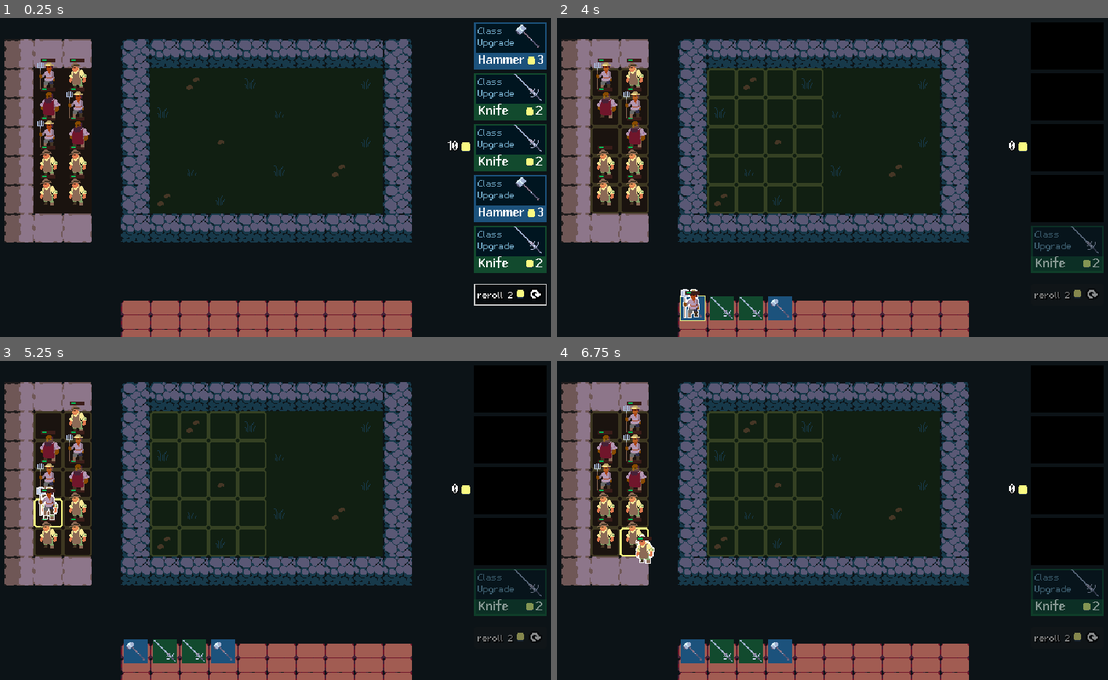
Above: before the commit, frames 1-4 (two rows, left to right).
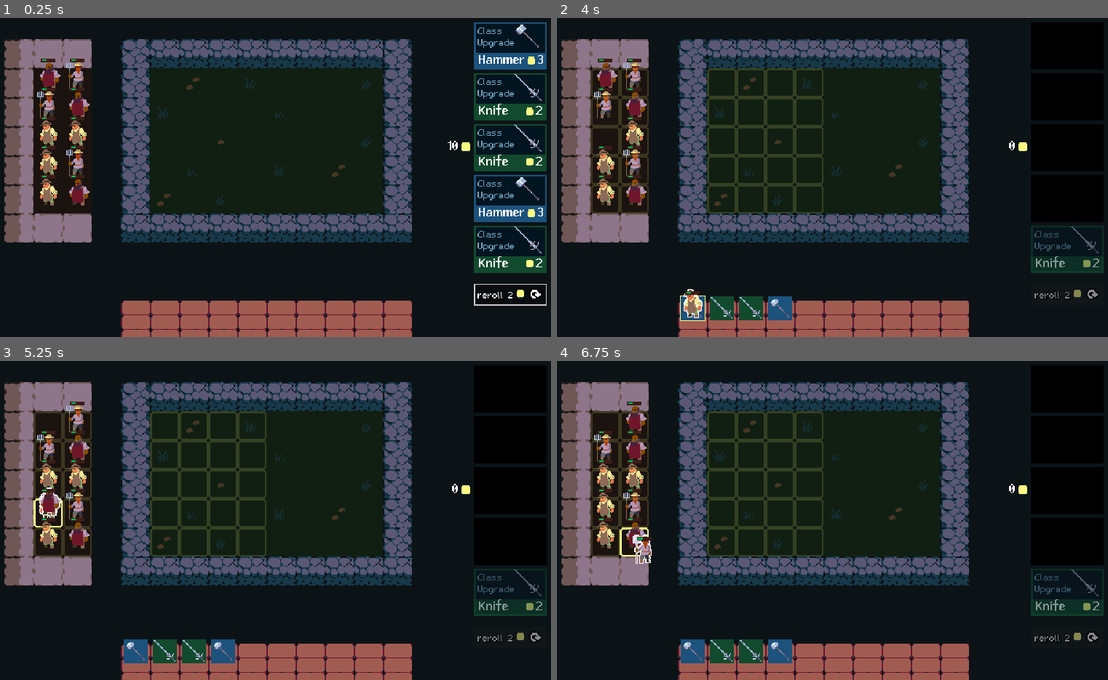
Above: after the commit, the same moments.

Repository: gustavofukunaga/tcc
Game: Godot game, scene res://Scenes/Arena/arena.tscn
Two runs of this game, one before a commit and one after it. Both use one fixed random seed, a clock stepped at 60 frames per second and the inputs below.
Inputs (mouse positions are in pixels of both pictures, inside the frame that each line leads up to):
- Up to frame 1 (0.25 s): no input
- Up to frame 2 (4 s): click (1069, 46) at 0.52 s; click (1069, 97) at 1.27 s; click (1069, 145) at 2.02 s; click (1069, 196) at 2.77 s; tap Enter at 3.5 s; drag from (606, 132) to (694, 308) at 3.52 s
- Up to frame 3 (5.25 s): drag from (49, 418) to (49, 504) at 4.27 s; press the mouse at (49, 504) at 5.03 s
- Up to frame 4 (6.75 s): release the mouse at (606, 504) at 5.75 s; tap Space at 5.75 s; drag from (634, 418) to (606, 504) at 5.77 s; drag from (606, 504) to (722, 651) at 6.52 s

The runs differ from the first frame. In frame 1, 1.6% of the frame differs, in the area x 6-17%, y 13-59%; in frame 2, 1.6%; in frame 3, 1.7%; in frame 4, 1.6%.

Commit message:
prepare for battle

Diff:
--- /dev/null
+++ b/Components/packed_sprite2d.gd
@@ -0,0 +1,9 @@
+@tool
+class_name PackedSprite2D
+extends Sprite2D
+
+
+@export var coordinates: Vector2i:
+	set(value):
+		coordinates = value
+		region_rect.position = Vector2(coordinates) * Arena.CELL_SIZE
--- a/Components/unit_mover.gd
+++ b/Custom_nodes/unit_mover.gd
@@ -2,6 +2,7 @@
 extends Node
 
 @export var play_areas: Array[PlayArea]
+@export var game_state: GameState
 
 
 func _ready() -> void:
@@ -65,8 +66,11 @@
 
 	var old_area_index := _get_play_area_for_position(starting_position)
 	var drop_area_index := _get_play_area_for_position(unit.get_global_mouse_position())
+	var invalid_drop := drop_area_index == -1
+	var bench_to_game := old_area_index == 1 and drop_area_index == 0
+	var is_battling := game_state.current_phase == GameState.Phase.BATTLE
 
-	if drop_area_index == -1:
+	if invalid_drop or (bench_to_game and is_battling):
 		_reset_unit_to_starting_position(starting_position, unit)
 		return
 
--- a/Data/Units/bram.tres
+++ b/Data/Units/bram.tres
@@ -8,4 +8,5 @@
 rarity = 2
 gold_cost = 1
 skin_coordinates = Vector2i(0, 6)
+team = 0
 metadata/_custom_type_script = "uid://b5xwqcu3p6jfw"
--- a/Data/Units/frod.tres
+++ b/Data/Units/frod.tres
@@ -8,4 +8,5 @@
 rarity = 2
 gold_cost = 4
 skin_coordinates = Vector2i(2, 6)
+team = 0
 metadata/_custom_type_script = "uid://b5xwqcu3p6jfw"
--- a/Data/Units/unit_stats.gd
+++ b/Data/Units/unit_stats.gd
@@ -2,12 +2,18 @@
 extends Resource
 
 enum Rarity {COMMON, UNCOMMON, RARE, LEGENDARY}
+enum Team {PLAYER, ENEMY}
 
 const RARITY_COLORS := {
 	Rarity.COMMON: Color("124a2e"),
 	Rarity.UNCOMMON: Color("1c527c"),
 	Rarity.RARE: Color("ab0979"),
 	Rarity.LEGENDARY: Color("ea940b"),
+}
+
+const TEAM_SPRITESHEET := {
+	Team.PLAYER: preload("res://Assets/rogues.png"),
+	Team.ENEMY: preload("res://Assets/monsters.png")
 }
 
 @export var name: String
@@ -19,6 +25,8 @@
 @export_category("Visuals")
 @export var skin_coordinates: Vector2i
 
+@export_category("Battle")
+@export var team: Team
 
 func _to_string() -> String:
 	return name
--- /dev/null
+++ b/Data/game_state/game_state.gd
@@ -0,0 +1,12 @@
+class_name GameState
+extends Resource
+
+enum Phase {
+	PREPARATION,
+	BATTLE
+}
+
+@export var current_phase: Phase:
+	set(value):
+		current_phase = value
+		changed.emit()
--- /dev/null
+++ b/Data/game_state/game_state.tres
@@ -0,0 +1,8 @@
+[gd_resource type="Resource" script_class="GameState" load_steps=2 format=3 uid="uid://cim8of57c1lr2"]
+
+[ext_resource type="Script" uid="uid://dmphi2qgqrcvx" path="res://Data/game_state/game_state.gd" id="1_ns2hg"]
+
+[resource]
+script = ExtResource("1_ns2hg")
+current_phase = 1
+metadata/_custom_type_script = "uid://dmphi2qgqrcvx"
--- a/Scenes/Arena/arena.tscn
+++ b/Scenes/Arena/arena.tscn
@@ -1,18 +1,19 @@
-[gd_scene load_steps=14 format=4 uid="uid://cy4g8o8gnifo0"]
+[gd_scene load_steps=15 format=4 uid="uid://cy4g8o8gnifo0"]
 
 [ext_resource type="Script" uid="uid://dn3xhixj770o0" path="res://Scenes/Arena/arena.gd" id="1_6o3nl"]
 [ext_resource type="TileSet" uid="uid://c1jgtklhf5663" path="res://Scenes/Arena/tile_set.tres" id="1_b8w6q"]
-[ext_resource type="Script" uid="uid://cn3qboeoanrk7" path="res://Components/play_area.gd" id="3_11not"]
+[ext_resource type="Script" uid="uid://cn3qboeoanrk7" path="res://Custom_nodes/play_area.gd" id="3_11not"]
 [ext_resource type="PackedScene" uid="uid://coras6tgh04h5" path="res://Scenes/Unit/unit.tscn" id="4_rm3sm"]
-[ext_resource type="Script" uid="uid://bcful8v6mbard" path="res://Components/unit_grid.gd" id="4_t7yvt"]
+[ext_resource type="Script" uid="uid://bcful8v6mbard" path="res://Custom_nodes/unit_grid.gd" id="4_t7yvt"]
 [ext_resource type="Script" uid="uid://dxo8nc2san2a6" path="res://Components/valid_tiles_highlighter.gd" id="6_fsjwy"]
 [ext_resource type="Script" uid="uid://bt3yv83xd01q5" path="res://Components/tile_highlighter.gd" id="6_qnyor"]
 [ext_resource type="Resource" uid="uid://xc2wwbeifw3u" path="res://Data/Units/frod.tres" id="8_0ibrr"]
-[ext_resource type="Script" uid="uid://bphpuyrtltmeu" path="res://Components/unit_mover.gd" id="8_fsjwy"]
-[ext_resource type="Resource" uid="uid://cu4dgk3miuwt5" path="res://Data/Units/bram.tres" id="8_vgwd8"]
+[ext_resource type="Script" uid="uid://bphpuyrtltmeu" path="res://Custom_nodes/unit_mover.gd" id="8_fsjwy"]
+[ext_resource type="Resource" uid="uid://d1pplv4esnoo6" path="res://Data/Units/hale.tres" id="9_87vak"]
+[ext_resource type="Resource" uid="uid://cim8of57c1lr2" path="res://Data/game_state/game_state.tres" id="11_87vak"]
 [ext_resource type="PackedScene" uid="uid://bsuv6scjti73j" path="res://Scenes/Shop/shop.tscn" id="11_xt8pn"]
-[ext_resource type="Script" uid="uid://cin6la2gclbur" path="res://Components/item_mover.gd" id="12_nmnh2"]
-[ext_resource type="Script" uid="uid://cqjp40bq6soqc" path="res://Components/item_spawner.gd" id="14_vgng5"]
+[ext_resource type="Script" uid="uid://cin6la2gclbur" path="res://Custom_nodes/item_mover.gd" id="12_nmnh2"]
+[ext_resource type="Script" uid="uid://cqjp40bq6soqc" path="res://Custom_nodes/item_spawner.gd" id="14_vgng5"]
 
 [node name="Arena" type="Node2D"]
 script = ExtResource("1_6o3nl")
@@ -90,37 +91,36 @@
 position = Vector2(0, 64)
 
 [node name="Unit2" parent="Bench" instance=ExtResource("4_rm3sm")]
+stats = ExtResource("8_0ibrr")
 
 [node name="Unit3" parent="Bench" instance=ExtResource("4_rm3sm")]
 position = Vector2(32, 0)
-stats = ExtResource("8_vgwd8")
+stats = ExtResource("9_87vak")
 
 [node name="Unit7" parent="Bench" instance=ExtResource("4_rm3sm")]
 position = Vector2(0, 96)
-stats = ExtResource("8_vgwd8")
 
 [node name="Unit8" parent="Bench" instance=ExtResource("4_rm3sm")]
 position = Vector2(32, 96)
-stats = ExtResource("8_vgwd8")
+stats = ExtResource("9_87vak")
 
 [node name="Unit9" parent="Bench" instance=ExtResource("4_rm3sm")]
 position = Vector2(0, 128)
-stats = ExtResource("8_vgwd8")
 
 [node name="Unit10" parent="Bench" instance=ExtResource("4_rm3sm")]
 position = Vector2(32, 128)
-stats = ExtResource("8_vgwd8")
+stats = ExtResource("8_0ibrr")
 
 [node name="Unit4" parent="Bench" instance=ExtResource("4_rm3sm")]
 position = Vector2(0, 32)
-stats = ExtResource("8_0ibrr")
+stats = ExtResource("9_87vak")
 
 [node name="Unit6" parent="Bench" instance=ExtResource("4_rm3sm")]
 position = Vector2(32, 64)
-stats = ExtResource("8_0ibrr")
 
 [node name="Unit5" parent="Bench" instance=ExtResource("4_rm3sm")]
 position = Vector2(32, 32)
+stats = ExtResource("8_0ibrr")
 
 [node name="ItemsBench" type="TileMapLayer" parent="." node_paths=PackedStringArray("unit_grid", "tile_highlighter")]
 position = Vector2(160, 320)
@@ -179,6 +179,7 @@
 [node name="UnitMover" type="Node" parent="." node_paths=PackedStringArray("play_areas")]
 script = ExtResource("8_fsjwy")
 play_areas = [NodePath("../GameArea"), NodePath("../Bench")]
+game_state = ExtResource("11_87vak")
 
 [node name="ItemMover" type="Node" parent="." node_paths=PackedStringArray("play_areas")]
 script = ExtResource("12_nmnh2")
--- a/Scenes/Unit/unit.gd
+++ b/Scenes/Unit/unit.gd
@@ -4,7 +4,7 @@
 
 @export var stats: UnitStats : set = set_stats
 
-@onready var skin: Sprite2D = $Visuals/Skin
+@onready var skin: PackedSprite2D = $Visuals/Skin
 @onready var health_bar: ProgressBar = $HealthBar
 @onready var drag_and_drop: DragAndDrop = $DragAndDrop
 @onready var outline_highlighter: OutlineHighlighter = $OutlineHighlighter
@@ -28,7 +28,7 @@
 	if not is_node_ready():
 		await ready
 
-	skin.region_rect.position = Vector2(stats.skin_coordinates) * Arena.CELL_SIZE
+	skin.coordinates = stats.skin_coordinates
 
 
 func reset_after_dragging(starting_position: Vector2) -> void:
--- a/Scenes/Unit/unit.tscn
+++ b/Scenes/Unit/unit.tscn
@@ -2,28 +2,19 @@
 
 [ext_resource type="Script" uid="uid://cg7h0owded255" path="res://Scenes/Unit/unit.gd" id="1_15sed"]
 [ext_resource type="Texture2D" uid="uid://b804rgdbdcbwx" path="res://Assets/rogues.png" id="1_hgpyh"]
-[ext_resource type="Resource" uid="uid://d1pplv4esnoo6" path="res://Data/Units/hale.tres" id="2_ladk0"]
+[ext_resource type="Resource" uid="uid://cu4dgk3miuwt5" path="res://Data/Units/bram.tres" id="2_2itl1"]
 [ext_resource type="Material" uid="uid://bb8m5fhpi4wqn" path="res://Assets/shaders/2d_outline_shader.tres" id="3_ulevp"]
 [ext_resource type="Script" uid="uid://dsyg84iqicbhl" path="res://Components/drag_and_drop.gd" id="4_iuf4a"]
+[ext_resource type="Script" uid="uid://d077xoc6cueo6" path="res://Components/packed_sprite2d.gd" id="5_2itl1"]
+[ext_resource type="PackedScene" uid="uid://c1whvt3bdqgxe" path="res://Scenes/health_bar/health_bar.tscn" id="5_kakeo"]
 [ext_resource type="Script" uid="uid://dye12q485wwdu" path="res://Components/outline_highlighter.gd" id="6_jbdwb"]
 
 [sub_resource type="RectangleShape2D" id="RectangleShape2D_hgpyh"]
 size = Vector2(36, 36)
 
-[sub_resource type="StyleBoxFlat" id="StyleBoxFlat_hgpyh"]
-bg_color = Color(0.231373, 0.113725, 0.0980392, 1)
-
-[sub_resource type="StyleBoxFlat" id="StyleBoxFlat_15sed"]
-bg_color = Color(0, 0.733333, 0.333333, 1)
-border_width_left = 1
-border_width_top = 1
-border_width_right = 1
-border_width_bottom = 1
-border_color = Color(0.231373, 0.113725, 0.0980392, 1)
-
 [node name="Unit" type="Area2D" groups=["Units"]]
 script = ExtResource("1_15sed")
-stats = ExtResource("2_ladk0")
+stats = ExtResource("2_2itl1")
 metadata/_edit_group_ = true
 
 [node name="Visuals" type="CanvasGroup" parent="."]
@@ -33,21 +24,15 @@
 position = Vector2(16, 8)
 texture = ExtResource("1_hgpyh")
 region_enabled = true
-region_rect = Rect2(64, 160, 32, 32)
+region_rect = Rect2(0, 192, 32, 32)
+script = ExtResource("5_2itl1")
+coordinates = Vector2i(0, 6)
 
 [node name="CollisionShape2D" type="CollisionShape2D" parent="."]
 position = Vector2(16, 8)
 shape = SubResource("RectangleShape2D_hgpyh")
 
-[node name="HealthBar" type="ProgressBar" parent="."]
-offset_left = 8.0
-offset_top = -11.0
-offset_right = 24.0
-offset_bottom = -7.0
-theme_override_styles/background = SubResource("StyleBoxFlat_hgpyh")
-theme_override_styles/fill = SubResource("StyleBoxFlat_15sed")
-value = 33.79
-show_percentage = false
+[node name="HealthBar" parent="." instance=ExtResource("5_kakeo")]
 
 [node name="DragAndDrop" type="Node" parent="." node_paths=PackedStringArray("target")]
 script = ExtResource("4_iuf4a")
--- /dev/null
+++ b/Scenes/battle_unit/battle_unit.gd
@@ -0,0 +1,23 @@
+class_name BattleUnit
+extends Area2D
+
+@export var stats: UnitStats: set = set_stats
+
+@onready var skin: PackedSprite2D = $Skin
+@onready var health_bar: ProgressBar = $HealthBar
+@onready var animation_player: AnimationPlayer = $AnimationPlayer
+
+
+
+func set_stats(value: UnitStats) -> void:
+	stats = value
+
+	if not stats or not is_instance_valid(health_bar):
+		return
+
+	stats = value.duplicate()
+	collision_layer = stats.team + 1
+
+	skin.texture = UnitStats.TEAM_SPRITESHEET[stats.team]
+	skin.coordinates = stats.skin_coordinates
+	skin.flip_h = stats.team == stats.Team.PLAYER
--- /dev/null
+++ b/Scenes/battle_unit/battle_unit.tscn
@@ -0,0 +1,185 @@
+[gd_scene load_steps=12 format=3 uid="uid://nmagwgfq5sh6"]
+
+[ext_resource type="Script" uid="uid://c0264l466ro12" path="res://Scenes/battle_unit/battle_unit.gd" id="1_kx733"]
+[ext_resource type="Texture2D" uid="uid://b804rgdbdcbwx" path="res://Assets/rogues.png" id="1_vwswx"]
+[ext_resource type="Script" uid="uid://d077xoc6cueo6" path="res://Components/packed_sprite2d.gd" id="2_kx733"]
+[ext_resource type="Resource" uid="uid://cu4dgk3miuwt5" path="res://Data/Units/bram.tres" id="2_mwr1c"]
+[ext_resource type="PackedScene" uid="uid://c1whvt3bdqgxe" path="res://Scenes/health_bar/health_bar.tscn" id="3_mwr1c"]
+
+[sub_resource type="RectangleShape2D" id="RectangleShape2D_6svng"]
+size = Vector2(36, 36)
+
+[sub_resource type="Animation" id="Animation_vwswx"]
+resource_name = "attack"
+length = 0.2
+step = 0.05
+tracks/0/type = "value"
+tracks/0/imported = false
+tracks/0/enabled = true
+tracks/0/path = NodePath("Skin:rotation")
+tracks/0/interp = 2
+tracks/0/loop_wrap = true
+tracks/0/keys = {
+"times": PackedFloat32Array(0, 0.15, 0.2),
+"transitions": PackedFloat32Array(1, 1, 1),
+"update": 0,
+"values": [-0.261799, 0.349066, 0.0]
+}
+tracks/1/type = "value"
+tracks/1/imported = false
+tracks/1/enabled = true
+tracks/1/path = NodePath("Skin:scale")
+tracks/1/interp = 2
+tracks/1/loop_wrap = true
+tracks/1/keys = {
+"times": PackedFloat32Array(0, 0.05, 0.15, 0.2),
+"transitions": PackedFloat32Array(1, 1, 1, 1),
+"update": 0,
+"values": [Vector2(1.2, 0.8), Vector2(0.8, 1.2), Vector2(0.9, 1.1), Vector2(1, 1)]
+}
+
+[sub_resource type="Animation" id="Animation_kx733"]
+length = 0.001
+tracks/0/type = "value"
+tracks/0/imported = false
+tracks/0/enabled = true
+tracks/0/path = NodePath("Skin:rotation")
+tracks/0/interp = 1
+tracks/0/loop_wrap = true
+tracks/0/keys = {
+"times": PackedFloat32Array(0),
+"transitions": PackedFloat32Array(1),
+"update": 0,
+"values": [0.0]
+}
+tracks/1/type = "value"
+tracks/1/imported = false
+tracks/1/enabled = true
+tracks/1/path = NodePath("Skin:scale")
+tracks/1/interp = 1
+tracks/1/loop_wrap = true
+tracks/1/keys = {
+"times": PackedFloat32Array(0),
+"transitions": PackedFloat32Array(1),
+"update": 0,
+"values": [Vector2(1, 1)]
+}
+tracks/2/type = "value"
+tracks/2/imported = false
+tracks/2/enabled = true
+tracks/2/path = NodePath("Skin:modulate")
+tracks/2/interp = 1
+tracks/2/loop_wrap = true
+tracks/2/keys = {
+"times": PackedFloat32Array(0),
+"transitions": PackedFloat32Array(1),
+"update": 0,
+"values": [Color(1, 1, 1, 1)]
+}
+
+[sub_resource type="Animation" id="Animation_mwr1c"]
+resource_name = "cast"
+length = 0.3
+step = 0.02
+tracks/0/type = "value"
+tracks/0/imported = false
+tracks/0/enabled = true
+tracks/0/path = NodePath("Skin:scale")
+tracks/0/interp = 2
+tracks/0/loop_wrap = true
+tracks/0/keys = {
+"times": PackedFloat32Array(0, 0.08, 0.22, 0.3),
+"transitions": PackedFloat32Array(1, 1, 1, 1),
+"update": 0,
+"values": [Vector2(1, 1), Vector2(1.3, 0.7), Vector2(0.7, 1.3), Vector2(1, 1)]
+}
+tracks/1/type = "value"
+tracks/1/imported = false
+tracks/1/enabled = true
+tracks/1/path = NodePath("Skin:modulate")
+tracks/1/interp = 2
+tracks/1/loop_wrap = true
+tracks/1/keys = {
+"times": PackedFloat32Array(0, 0.08, 0.22, 0.3),
+"transitions": PackedFloat32Array(1, 1, 1, 1),
+"update": 0,
+"values": [Color(1, 1, 1, 1), Color(0.92549, 1, 0, 1), Color(0.92549, 1, 0, 1), Color(1, 1, 1, 1)]
+}
+
+[sub_resource type="Animation" id="Animation_6svng"]
+resource_name = "move"
+length = 0.55
+loop_mode = 1
+step = 0.05
+tracks/0/type = "value"
+tracks/0/imported = false
+tracks/0/enabled = true
+tracks/0/path = NodePath("Skin:rotation")
+tracks/0/interp = 2
+tracks/0/loop_wrap = true
+tracks/0/keys = {
+"times": PackedFloat32Array(0, 0.15, 0.3, 0.45),
+"transitions": PackedFloat32Array(1, 1, 1, 1),
+"update": 0,
+"values": [0.0, -0.174533, 0.0, 0.174533]
+}
+tracks/1/type = "value"
+tracks/1/imported = false
+tracks/1/enabled = true
+tracks/1/path = NodePath("Skin:scale")
+tracks/1/interp = 2
+tracks/1/loop_wrap = true
+tracks/1/keys = {
+"times": PackedFloat32Array(0, 0.15, 0.3, 0.45),
+"transitions": PackedFloat32Array(1, 1, 1, 1),
+"update": 0,
+"values": [Vector2(1, 1), Vector2(0.9, 0.9), Vector2(1, 1), Vector2(0.9, 0.9)]
+}
+tracks/2/type = "value"
+tracks/2/imported = false
+tracks/2/enabled = true
+tracks/2/path = NodePath("Skin:skew")
+tracks/2/interp = 2
+tracks/2/loop_wrap = true
+tracks/2/keys = {
+"times": PackedFloat32Array(0, 0.15, 0.3, 0.45),
+"transitions": PackedFloat32Array(1, 1, 1, 1),
+"update": 0,
+"values": [0.0, -0.0872665, 0.0, 0.0872665]
+}
+
+[sub_resource type="AnimationLibrary" id="AnimationLibrary_3nmhm"]
+_data = {
+&"RESET": SubResource("Animation_kx733"),
+&"attack": SubResource("Animation_vwswx"),
+&"cast": SubResource("Animation_mwr1c"),
+&"move": SubResource("Animation_6svng")
+}
+
+[node name="BattleUnit" type="Area2D"]
+position = Vector2(143, 99)
+script = ExtResource("1_kx733")
+stats = ExtResource("2_mwr1c")
+
+[node name="Skin" type="Sprite2D" parent="."]
+skew = 0.0139911
+texture = ExtResource("1_vwswx")
+region_enabled = true
+region_rect = Rect2(96, 192, 32, 32)
+script = ExtResource("2_kx733")
+coordinates = Vector2i(3, 6)
+metadata/_custom_type_script = "uid://d077xoc6cueo6"
+
+[node name="CollisionShape2D" type="CollisionShape2D" parent="."]
+shape = SubResource("RectangleShape2D_6svng")
+
+[node name="HealthBar" parent="." instance=ExtResource("3_mwr1c")]
+offset_left = -7.0
+offset_top = -21.0
+offset_right = 9.0
+offset_bottom = -17.0
+
+[node name="AnimationPlayer" type="AnimationPlayer" parent="."]
+libraries = {
+&"": SubResource("AnimationLibrary_3nmhm")
+}
--- /dev/null
+++ b/Scenes/health_bar/health_bar.tscn
@@ -0,0 +1,23 @@
+[gd_scene load_steps=3 format=3 uid="uid://c1whvt3bdqgxe"]
+
+[sub_resource type="StyleBoxFlat" id="StyleBoxFlat_hgpyh"]
+bg_color = Color(0.231373, 0.113725, 0.0980392, 1)
+
+[sub_resource type="StyleBoxFlat" id="StyleBoxFlat_15sed"]
+bg_color = Color(0, 0.733333, 0.333333, 1)
+border_width_left = 1
+border_width_top = 1
+border_width_right = 1
+border_width_bottom = 1
+border_color = Color(0.231373, 0.113725, 0.0980392, 1)
+
+[node name="HealthBar" type="ProgressBar"]
+z_index = 1
+offset_left = 8.0
+offset_top = -11.0
+offset_right = 24.0
+offset_bottom = -7.0
+theme_override_styles/background = SubResource("StyleBoxFlat_hgpyh")
+theme_override_styles/fill = SubResource("StyleBoxFlat_15sed")
+value = 33.79
+show_percentage = false
Binary file added: Assets/sprites/effects_projectiles/arrow.png
Not shown, added: Assets/sprites/effects_projectiles/arrow.png.import
Binary file added: Assets/sprites/effects_projectiles/attack_smear.png
Not shown, added: Assets/sprites/effects_projectiles/attack_smear.png.import
Binary file added: Assets/sprites/effects_projectiles/bjorn_cast_smear.png
Not shown, added: Assets/sprites/effects_projectiles/bjorn_cast_smear.png.import
Binary file added: Assets/sprites/items.png
Not shown, added: Assets/sprites/items.png.import
Binary file added: Assets/sprites/start_battle.png
Not shown, added: Assets/sprites/start_battle.png.import
Not shown, added: Components/packed_sprite2d.gd.uid
Renamed: Components/item_mover.gd -> Custom_nodes/item_mover.gd
(and 10 more such lines)
